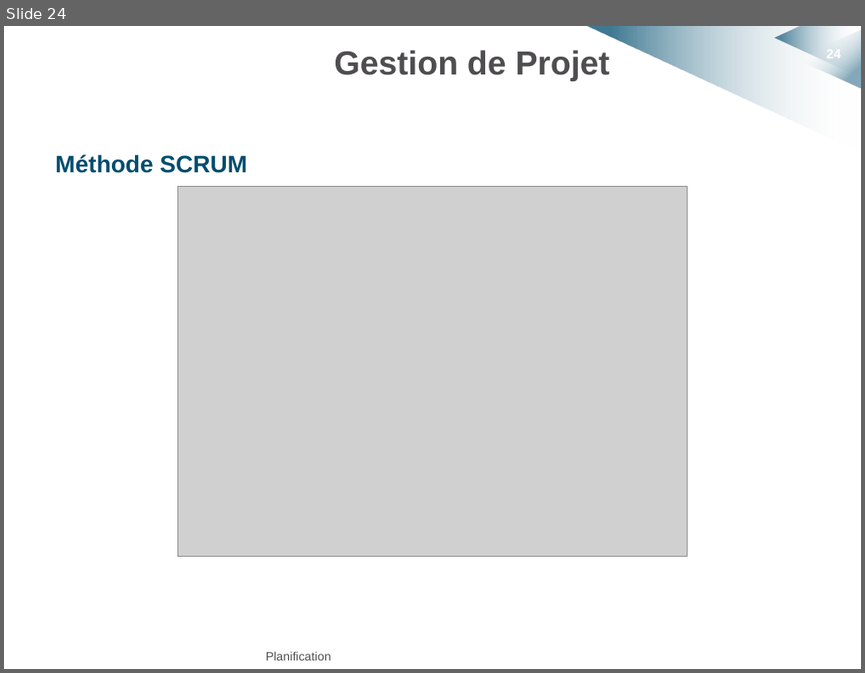
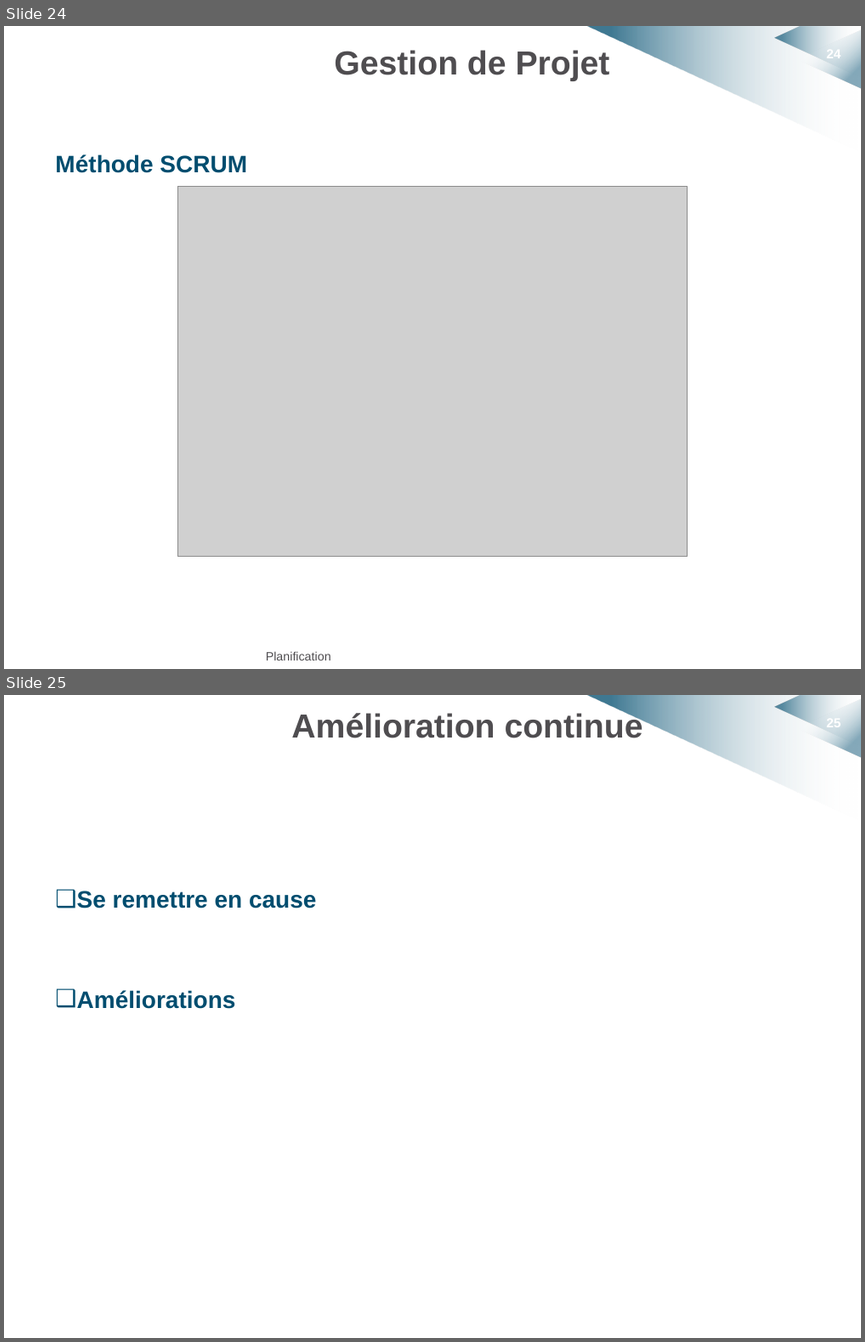
Before and after one commit to HKervadec/korrigolo, a slide deck: soutenances/projet_decembre/soutenance_projet_decembre.pptx. Shown one above the other, each under a label of ours: slide 24 before the commit, slides 24 and 25 after it. The pictures are 865x673 and 865x1342 pixels, drawn with LibreOffice and Linux fonts; fonts in the diff are those of the drawing; grey boxes stand for pictures; background and template pictures are left out. Boxes give left, top, right and bottom in pixels: in the first picture for what was removed or moved away, otherwise in the second. Text is boxed around its words. In the diff, an @@ line names an element or a change of style, - is before the commit and + after.

```diff
--- a/soutenances/projet_decembre/soutenance_projet_decembre.pptx
+++ b/soutenances/projet_decembre/soutenance_projet_decembre.pptx
@@ slide 25 added at box(4, 695, 861, 1338), background #FFFFFF; not listed: 4 template elements that a slide beside it also shows @@
@@ title added at box(291, 711, 643, 738), 28 pt, text #4F4D50, bold @@
+Amélioration continue
@@ text added at box(77, 891, 316, 1009), 20 pt, text #004D6F, bold @@
+❑ Se remettre en cause
+❑ Améliorations
```
Also in this commit, not shown: 7 slides changed, 1 other slide added, 2 slides removed.
